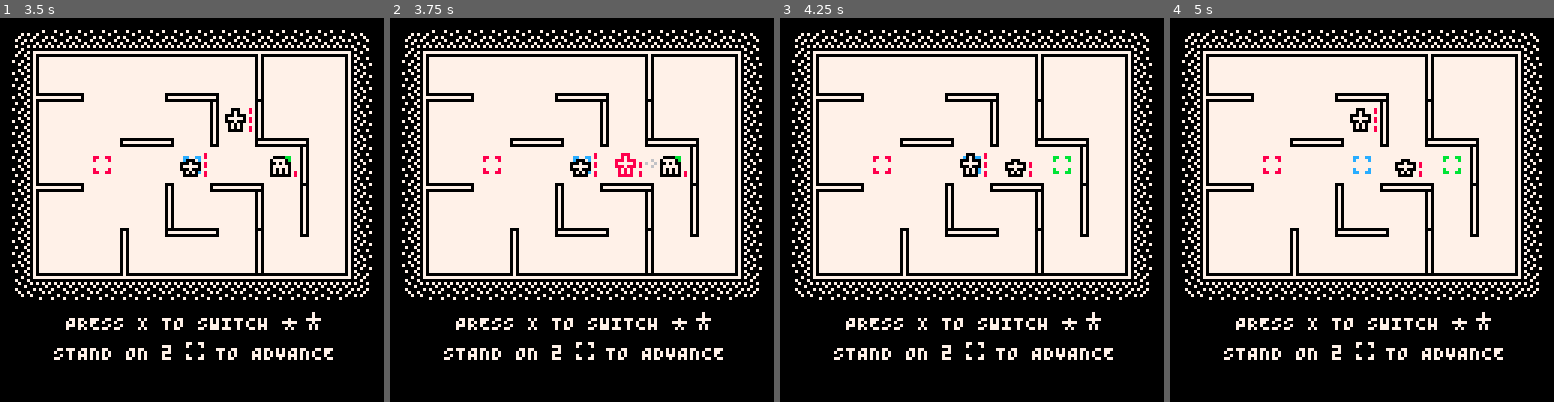
Above: before the commit, frames 1-4 (left to right).
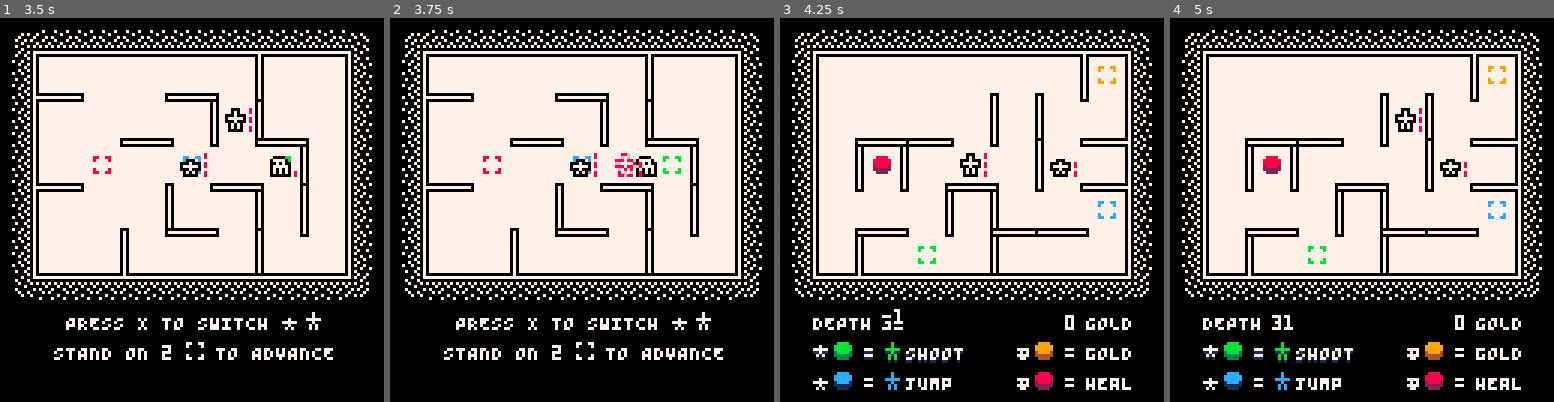
Above: after the commit, the same moments.

Repository: taylordolan/grid-folks
Game: PICO-8 cartridge grid_folks.p8
Same seed, same stepped clock (60 frames per second), same inputs: the game is played once before the commit and once after it.
Inputs:
- Up to frame 1 (3.5 s): tap X (X key) at 0.33, 1.07, 1.85, 2.97 s; tap O (Z key) at 0.7, 1.7, 2.1, 2.5, 2.9, 3.3 s; hold Right 1.6-2.1 s; hold Up 2.15-2.42 s; hold Right 2.47-3.03 s; hold Left from 3.08 s (still down)
- Up to frame 2 (3.75 s): release Left at 3.58 s; hold Down from 3.63 s (still down); tap O (Z key) at 3.7 s
- Up to frame 3 (4.25 s): release Down at 3.97 s; hold Right from 4.02 s (still down); tap X (X key) at 4.08 s; tap O (Z key) at 4.1 s
- Up to frame 4 (5 s): tap O (Z key) at 4.5, 4.9 s; release Right at 4.68 s; hold Up from 4.73 s (still down)

Frame 1 is identical in both runs. In frame 2, 0.4% of the frame differs, in the area x 58-78%, y 35-42%; in frame 3, 8.9%; in frame 4, 9.4%, in the area x 8-92%, y 9-97%.

Commit message:
refactor dash enemy

Diff:
--- a/grid_folks.p8
+++ b/grid_folks.p8
@@ -20,6 +20,7 @@
 -- [ ] the slime monster should run away from you instead of toward you
 -- [ ] what if yellow and orange only had their effects when an enemy *died* there
 -- [ ] if it takes a turn to switch heroes, then you get the same effect that imbroglio has with waiting!
+-- [ ] maybe slime enemies should only become stunned if they move, not if they attack
 
 -- optimizations
 -- [x] eliminate the colors dictionary
@@ -756,9 +757,10 @@
 
 	new_enemy.update = function(self)
 
-		if self.health <= 0 then
-			return
-		end
+		-- if self.health <= 0 and #self.screen_seq == 1 then
+		-- 	self:destroy()
+    --   return
+		-- end
 
 		if self.stunned == true then
 			self.stunned = false
@@ -782,7 +784,7 @@
 		palt(015, true)
 		palt(000, false)
     pal(self.default_pal[1],self.default_pal[2])
-		if self.stunned then
+		if self.stunned and player_turn == false or self.stunned and delay == 0 then
 			pal(000, 006)
 		end
 
@@ -806,6 +808,10 @@
 		end
 
 		self:end_draw()
+    if self.health <= 0 and #self.screen_seq == 1 then
+			self:destroy()
+      return
+		end
 	end
 
 	new_enemy.deploy = function(self)
@@ -847,6 +853,7 @@
 	end
 
 	add(enemies, new_enemy)
+  -- table.insert(enemies, 1, new_enemy)
 	return new_enemy
 end
 
@@ -974,15 +981,15 @@
 function new_enemy_slime()
   local new_enemy_slime = new_enemy()
   new_enemy_slime.sprite_seq = {142}
-  new_enemy_slime.health = 1
+  new_enemy_slime.health = 2
 
   new_enemy_slime.update = function(self)
 
-		if self.health <= 0 then
-			return
-		end
-
-		if self.stunned == true then
+		-- if self.health <= 0 then
+		-- 	return
+		-- end
+
+		if self.stunned then
 			self.stunned = false
 			player_turn = true
 			return
@@ -1006,11 +1013,11 @@
     if will_move then
       local new_baby = new_enemy_baby()
       set_tile(new_baby, here)
-      self.stunned = true
+      -- self.stunned = true
     end
 
 		self:move()
-    -- self.stunned = true
+    self.stunned = true
 	end
 
   return new_enemy_slime
@@ -1021,49 +1028,50 @@
   new_enemy_dash.sprite_seq = {143}
   new_enemy_dash.health = 1
 
-  new_enemy_dash.move = function(self)
-    local closer_tiles_dist = 1000
-    local closer_tiles = {}
-    local a_tile = {hero_a.x,hero_a.y}
-    local b_tile = {hero_b.x,hero_b.y}
-
-    for dir in all(orthogonal_directions) do
-      local now_tile = {self.x,self.y}
-      local next_tile = {now_tile[1] + dir[1], now_tile[2] + dir[2]}
-      while
-        location_exists(next_tile) and
-        not is_wall_between(now_tile, next_tile) and
-        not find_type_in_tile("enemy",next_tile)
-      do
-        local dist_a = distance(next_tile, a_tile)
-        local dist_b = distance(next_tile, b_tile)
-        for dist in all({dist_a,dist_b}) do
-          if dist < closer_tiles_dist then
-            closer_tiles_dist = dist
-            closer_tiles = {next_tile}
-          elseif dist == closer_tiles_dist then
-            add(closer_tiles, next_tile)
-          end
-        end
-        now_tile = next_tile
-        next_tile = {now_tile[1] + dir[1], now_tile[2] + dir[2]}
-      end
-    end
-
-    if #closer_tiles > 0 then
-      shuffle(closer_tiles)
-      printh(closer_tiles[1][1])
-      printh(closer_tiles[1][2])
-      set_tile(self, closer_tiles[1])
-      transition_to(self, {tile_to_screen(closer_tiles[1])}, 4, 0)
-    end
-  end
+  -- new_enemy_dash.move = function(self)
+  --   local closer_tiles_dist = 1000
+  --   local closer_tiles = {}
+  --   local a_tile = {hero_a.x,hero_a.y}
+  --   local b_tile = {hero_b.x,hero_b.y}
+
+  --   for dir in all(orthogonal_directions) do
+  --     local now_tile = {self.x,self.y}
+  --     local next_tile = {now_tile[1] + dir[1], now_tile[2] + dir[2]}
+  --     while
+  --       location_exists(next_tile) and
+  --       not is_wall_between(now_tile, next_tile) and
+  --       not find_type_in_tile("enemy",next_tile)
+  --     do
+  --       local dist_a = distance(next_tile, a_tile)
+  --       local dist_b = distance(next_tile, b_tile)
+  --       for dist in all({dist_a,dist_b}) do
+  --         if dist < closer_tiles_dist then
+  --           closer_tiles_dist = dist
+  --           closer_tiles = {next_tile}
+  --         elseif dist == closer_tiles_dist then
+  --           add(closer_tiles, next_tile)
+  --         end
+  --       end
+  --       now_tile = next_tile
+  --       next_tile = {now_tile[1] + dir[1], now_tile[2] + dir[2]}
+  --     end
+  --   end
+
+  --   if #closer_tiles > 0 then
+  --     shuffle(closer_tiles)
+  --     printh(closer_tiles[1][1])
+  --     printh(closer_tiles[1][2])
+  --     set_tile(self, closer_tiles[1])
+  --     transition_to(self, {tile_to_screen(closer_tiles[1])}, 4, 0)
+  --   end
+  -- end
 
   new_enemy_dash.update = function(self)
 
-		if self.health <= 0 then
-			return
-		end
+		-- if self.health <= 0 and #self.screen_seq == 1 then
+		-- 	self:destroy()
+    --   return
+		-- end
 
 		if self.stunned == true then
 			self.stunned = false
@@ -1080,18 +1088,20 @@
       end
     end
 
+    -- if #dash_directions > 0 then
+    --   shuffle(dash_directions)
+    --   self.banked_direction = dash_directions[1]
+    -- end
+
     if #dash_directions > 0 then
       shuffle(dash_directions)
       local decided_direction = dash_directions[1]
       local target = get_ranged_target(self, dash_directions[1])
       hit_target(target, 1)
-      local dest = {target.x - decided_direction[1], target.y - decided_direction[2]}
-      -- local dest = {1,1}
+      local dest = {target.x, target.y}
       set_tile(self, dest)
       transition_to(self, {tile_to_screen(dest)}, 4, 0)
-      -- set_tile(self, {1,1})
-      -- new_shot(self, target, decided_direction)
-      -- sfx(sounds.shoot, 3)
+      hit_target(self,1)
     else
       self:move()
 		end
@@ -1193,7 +1203,7 @@
     new_enemy_dash,
   }
   if #enemies_bag == 0 then
-		enemies_bag = {6}
+		enemies_bag = {1,4,6}
 		shuffle(enemies_bag)
 	end
   local new_enemy = enemy_types[enemies_bag[1]]()
@@ -1630,10 +1640,11 @@
 function hit_target(target, damage)
 	target.health -= damage
 	if target.type == "enemy" and target.health <= 0 then
-		local _x = target.screen_seq[1][1]
-		local _y = target.screen_seq[1][2]
-		new_pop({_x,_y})
-		target:destroy()
+    local _screen = tile_to_screen({target.x,target.y})
+		-- local _x = target.x
+		-- local _y = target.screen_seq[1][2]
+		new_pop({_screen[1],_screen[2]})
+		-- target:destroy()
 	elseif target.health > 0 then
 		local b_r = {000, 008}
 		target.pal_seq = frames({b_r,{010,010}})
@@ -1885,7 +1896,7 @@
 
 	has_advanced = true
 	if #colors_bag == 0 then
-		colors_bag = {008,008,009,009,011,011,012,012}
+		colors_bag = {008,008,008,009,011,012}
 		shuffle(colors_bag)
 	end
 
